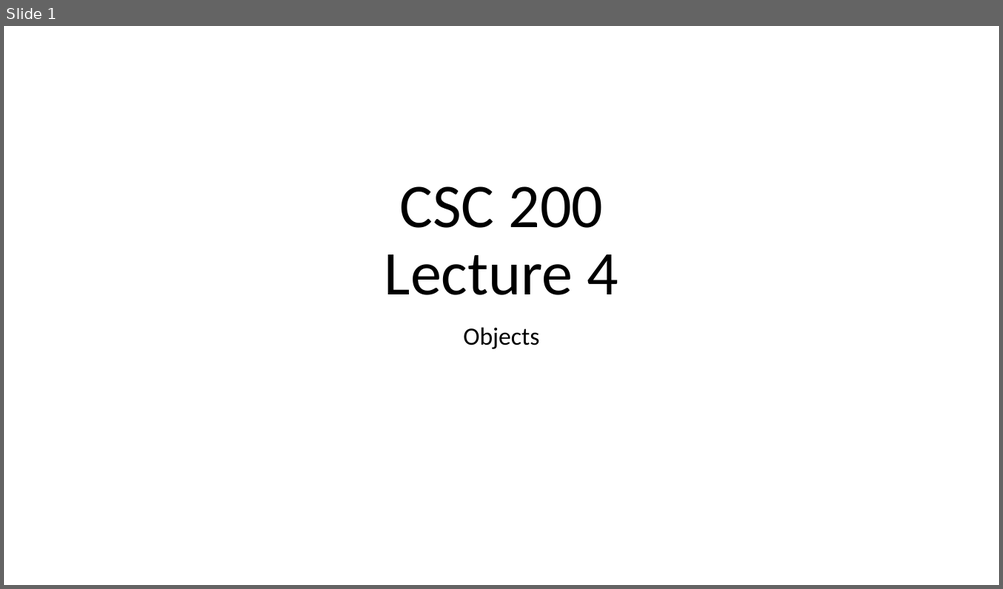
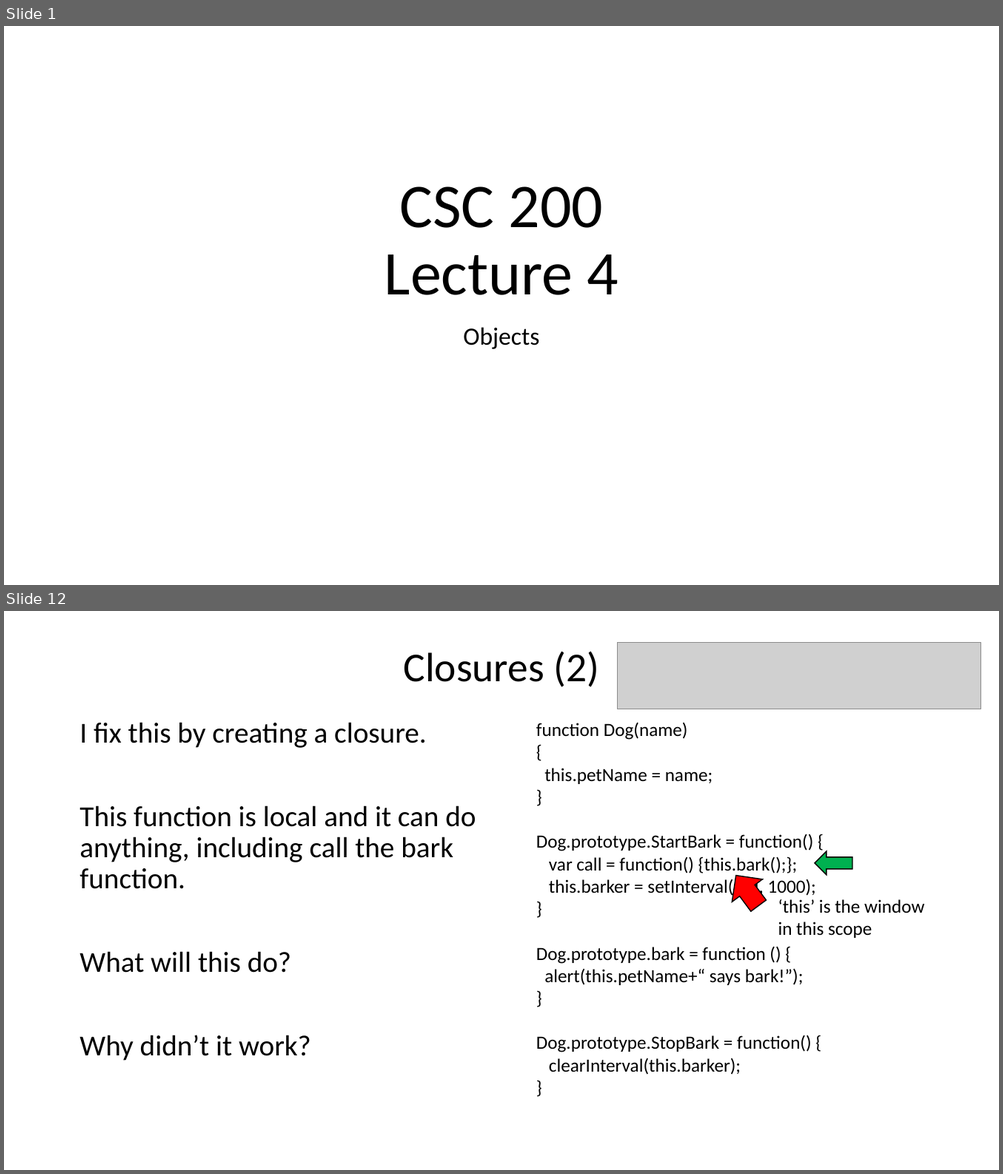
Before and after one commit to bsdillon/cs200_Spring2020, a slide deck: Lecture/Lect4-Objects.pptx. Shown one above the other, each under a label of ours: slide 1 before the commit, slides 1 and 12 after it; the slides between them are not shown. The pictures are 1003x589 and 1003x1174 pixels, drawn with LibreOffice and Linux fonts; fonts in the diff are those of the drawing; grey boxes stand for pictures. Boxes give left, top, right and bottom in pixels: in the first picture for what was removed or moved away, otherwise in the second. Text is boxed around its words. In the diff, an @@ line names an element or a change of style, - is before the commit and + after.

```diff
--- a/Lecture/Lect4-Objects.pptx
+++ b/Lecture/Lect4-Objects.pptx
@@ slide 12 added at <box>4,611,999,1170</box>, background #FFFFFF @@
@@ title added at <box>404,651,599,687</box>, 39.6 pt, text #000000 @@
+Closures (2)
@@ picture added at <box>617,642,982,709</box> @@
@@ text added at <box>79,722,475,1061</box>, 28 pt, text #000000 @@
+I fix this by creating a closure.
+This function is local and it can do anything, including call the bark function.
+What will this do?
+Why didn’t it work?
@@ text added at <box>536,722,816,1075</box>, 18 pt, text #000000 @@
+function Dog(name)
+{
+this.petName = name;
+}
+Dog.prototype.StartBark = function() {
+var call = function() {this.bark();};
+this.barker = setInterval(call, 1000);
+}
+Dog.prototype.bark = function () {
+alert(this.petName+“ says bark!”);
+}
+Dog.prototype.StopBark = function() {
+clearInterval(this.barker);
+}
@@ right arrow added at <box>814,851,852,875</box>, fill #00B050, outline #000000 1 pt @@
@@ right arrow added at <box>721,865,774,918</box>, fill #FF0000, outline #000000 1 pt @@
@@ text added at <box>778,900,924,938</box>, 18 pt, text #000000 @@
+‘this’ is the window in this scope
```
Also in this commit, not shown: 11 other slides added, 1 slide removed.
